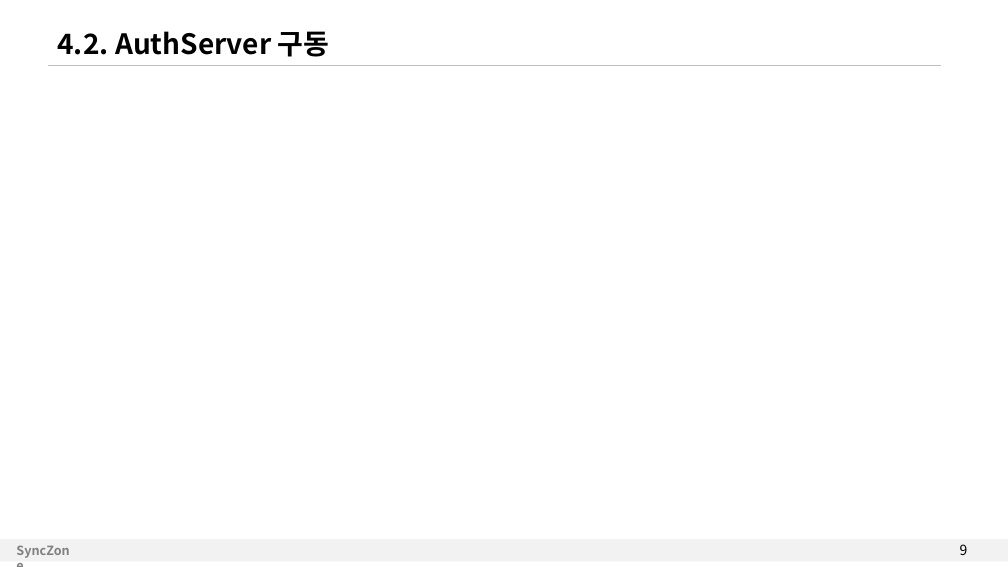
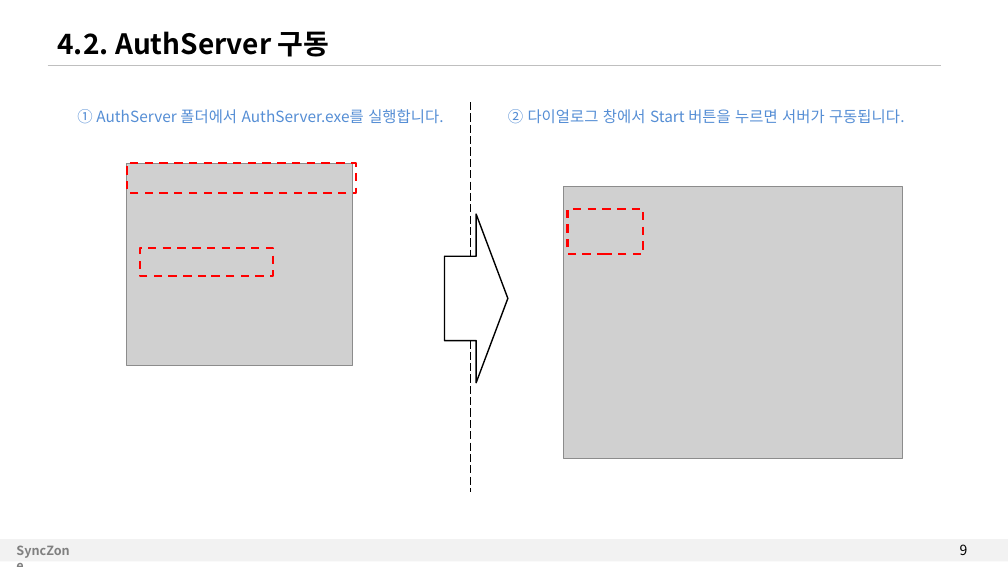
Before and after one commit to kkr3212/Examples, a slide deck: slide 9 of RPGGame_Docs/AegisNetwork_RPGServer.pptx. Drawn at 1008x567 pixels with LibreOffice and Linux fonts; fonts in the diff are those of the drawing; grey boxes stand for pictures. Boxes give left, top, right and bottom in pixels: in the first picture for what was removed or moved away, otherwise in the second. Text is boxed around its words. In the diff, an @@ line names an element or a change of style, - is before the commit and + after.

```diff
--- a/RPGGame_Docs/AegisNetwork_RPGServer.pptx
+++ b/RPGGame_Docs/AegisNetwork_RPGServer.pptx
@@ text added at box(77, 109, 443, 124), 11 pt, text #558ED5 @@
+① AuthServer 폴더에서 AuthServer.exe를 실행합니다.
@@ line added from (471, 102) to (471, 492), #000000 0.75 pt dashed @@
@@ text added at box(508, 109, 905, 124), 11 pt, text #558ED5 @@
+② 다이얼로그 창에서 Start 버튼을 누르면 서버가 구동됩니다.
@@ picture added at box(127, 163, 353, 366) @@
@@ rectangle added at box(127, 163, 356, 194), outline #FF0000 1.5 pt dashed @@
@@ picture added at box(563, 186, 902, 459) @@
@@ rectangle added at box(568, 209, 643, 254), outline #FF0000 1.5 pt dashed @@
@@ right arrow added at box(445, 214, 508, 382), fill #FFFFFF, outline #000000 1 pt @@
@@ rectangle added at box(140, 248, 273, 276), outline #FF0000 1.5 pt dashed @@
```
Also in this commit, not shown: 2 other slides changed.
